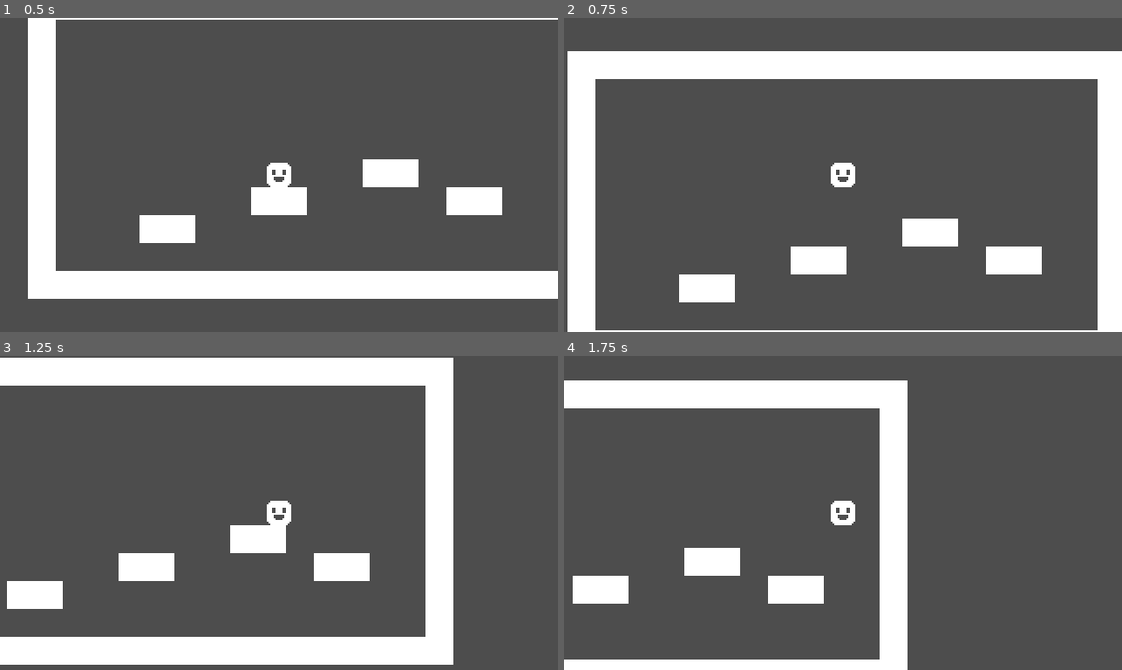
Above: before the commit, frames 1-4 (two rows, left to right).
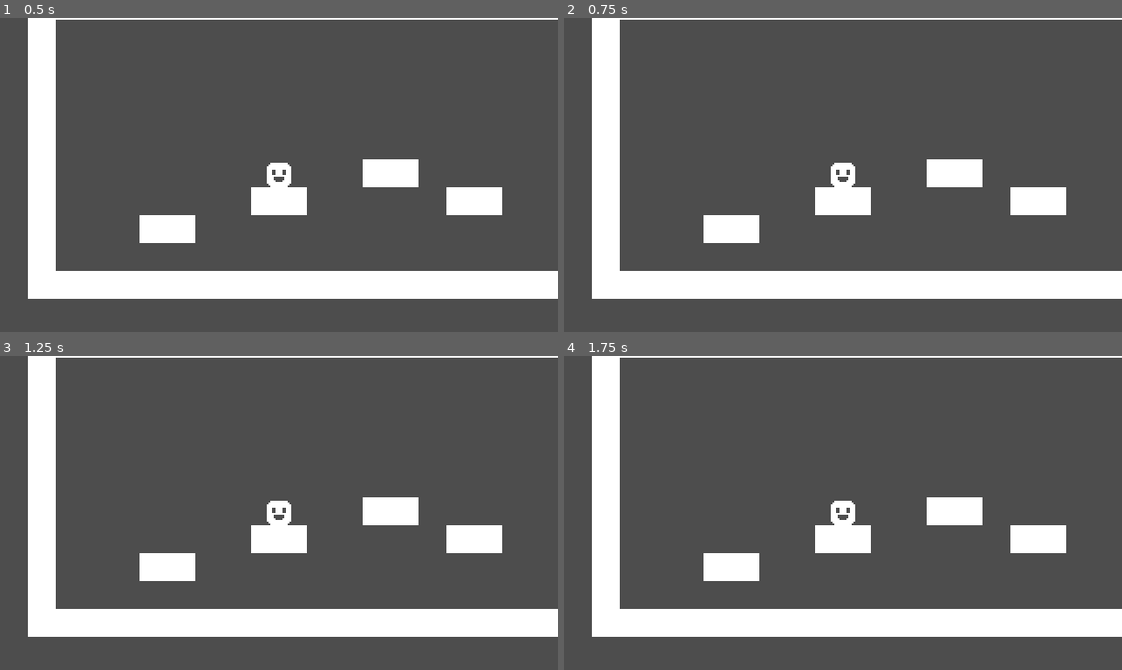
Above: after the commit, the same moments.

Repository: Michael-Sy/shadow-clone-puzzler
Game: Godot game, scene res://scenes/game.tscn
Two runs of this game, one before a commit and one after it. Both use one fixed random seed, a clock stepped at 60 frames per second and the inputs below.
Inputs:
- Up to frame 1 (0.5 s): no input
- Up to frame 2 (0.75 s): hold D (right) from 0.53 s (still down); hold Space (jump) from 0.53 s (still down)
- Up to frame 3 (1.25 s): keep holding D (right); keep holding Space (jump)
- Up to frame 4 (1.75 s): keep holding D (right); release Space (jump) at 1.28 s; tap Space (jump) at 1.35, 1.52 s

Frame 1 is identical in both runs. In frame 2, 32% of the frame differs, in the area x 0-100%, y 0-100%; in frame 3, 33%, in the area x 0-100%, y 0-99%; in frame 4, 27%.

Commit message:
Add input providers

Diff:
--- a/scenes/game.tscn
+++ b/scenes/game.tscn
@@ -1,6 +1,6 @@
 [gd_scene format=3 uid="uid://bmnh0h2gedl3n"]
 
-[ext_resource type="PackedScene" uid="uid://cl8eip1a01i11" path="res://scenes/testlevel.tscn" id="1_uwrxv"]
+[ext_resource type="PackedScene" uid="uid://cl8eip1a01i11" path="res://scenes/test_level.tscn" id="1_uwrxv"]
 [ext_resource type="PackedScene" uid="uid://de7jceqiww5ol" path="res://scenes/player.tscn" id="2_yqjtg"]
 
 [node name="Game" type="Node" unique_id=1694452316]
--- /dev/null
+++ b/src/character_input.gd
@@ -0,0 +1,7 @@
+class_name CharacterInput
+extends RefCounted
+
+
+var move_direction: float = 0.0
+var jump_pressed: bool = false
+var jump_held: bool = false
--- /dev/null
+++ b/src/character_input_provider.gd
@@ -0,0 +1,7 @@
+@abstract
+class_name CharacterInputProvider
+extends RefCounted
+
+
+@abstract
+func get_input() -> CharacterInput
--- /dev/null
+++ b/src/human_input.gd
@@ -0,0 +1,12 @@
+class_name HumanInput
+extends CharacterInputProvider
+
+
+func get_input() -> CharacterInput:
+	var input: CharacterInput = CharacterInput.new()
+
+	input.move_direction = Input.get_axis("left", "right")
+	input.jump_pressed = Input.is_action_just_pressed("jump")
+	input.jump_held = Input.is_action_pressed("jump")
+
+	return input
--- a/src/player/player.gd
+++ b/src/player/player.gd
@@ -9,28 +9,47 @@
 @export var time_to_jump_apex: float = 0.35
 @export var jump_cutoff: float = 2.5
 @export var downward_movement_multiplier: float = 1.2
+
 @export_category("Movement Settings")
 @export var max_ground_acceleration: float = 600.0
 @export var max_ground_deacceleration: float = 600.0
 @export var max_ground_turn_speed: float = 800.0
 
+
 var _jump_gravity: float = 0.0
 var _jump_velocity: float = 0.0
+
 var _desired_jump: bool = false
 var _pressing_jump: bool = false
+
 var _coyote_time: float = 0.2
 var _coyote_time_counter: float = 0.0
+
 var _jump_buffer: float = 0.2
 var _jump_buffer_counter: float = 0.0
+
 var _max_speed_change: float = 0.0
+
+var _input_provider: CharacterInputProvider
 
 
 func _ready() -> void:
-	_jump_gravity = (2.0 * jump_height) /pow(time_to_jump_apex, 2)
+	_jump_gravity = (2.0 * jump_height) / pow(time_to_jump_apex, 2)
 	_jump_velocity = -(2.0 * jump_height) / time_to_jump_apex
+
+	_input_provider = Replayinput.new()
 
 
 func _physics_process(delta: float) -> void:
+	var input := _input_provider.get_input()
+
+	if input.jump_pressed:
+		_desired_jump = true
+		_pressing_jump = true
+
+	if not input.jump_held:
+		_pressing_jump = false
+
 	if _desired_jump:
 		_jump_buffer_counter += delta
 
@@ -51,6 +70,7 @@
 				gravity_multiplier = jump_cutoff
 		elif velocity.y > 0.0:
 			gravity_multiplier = downward_movement_multiplier
+
 		velocity.y += _jump_gravity * delta * gravity_multiplier
 
 	if _desired_jump:
@@ -64,7 +84,7 @@
 	var deacceleration: float = max_ground_deacceleration
 	var turn_speed: float = max_ground_turn_speed
 
-	var direction := Input.get_axis("left", "right")
+	var direction := input.move_direction
 	var desired_velocity: float = direction * SPEED
 
 	if direction:
@@ -82,11 +102,3 @@
 	)
 
 	move_and_slide()
-
-
-func _unhandled_input(event: InputEvent) -> void:
-	if event.is_action_pressed("jump"):
-		_desired_jump = true
-		_pressing_jump = true
-	if event.is_action_released("jump"):
-		_pressing_jump = false
--- /dev/null
+++ b/src/replay_input.gd
@@ -0,0 +1,16 @@
+class_name Replayinput
+extends CharacterInputProvider
+
+
+var recorded_inputs: Array[CharacterInput] = []
+var current_index: int = 0
+
+
+func get_input() -> CharacterInput:
+	if current_index >= recorded_inputs.size():
+		return CharacterInput.new()
+
+	var input: CharacterInput = recorded_inputs[current_index]
+	current_index += 1
+
+	return input
Renamed: scenes/testlevel.tscn -> scenes/test_level.tscn
Not shown, added: src/character_input.gd.uid
Not shown, added: src/character_input_provider.gd.uid
Not shown, added: src/human_input.gd.uid
Not shown, added: src/replay_input.gd.uid
